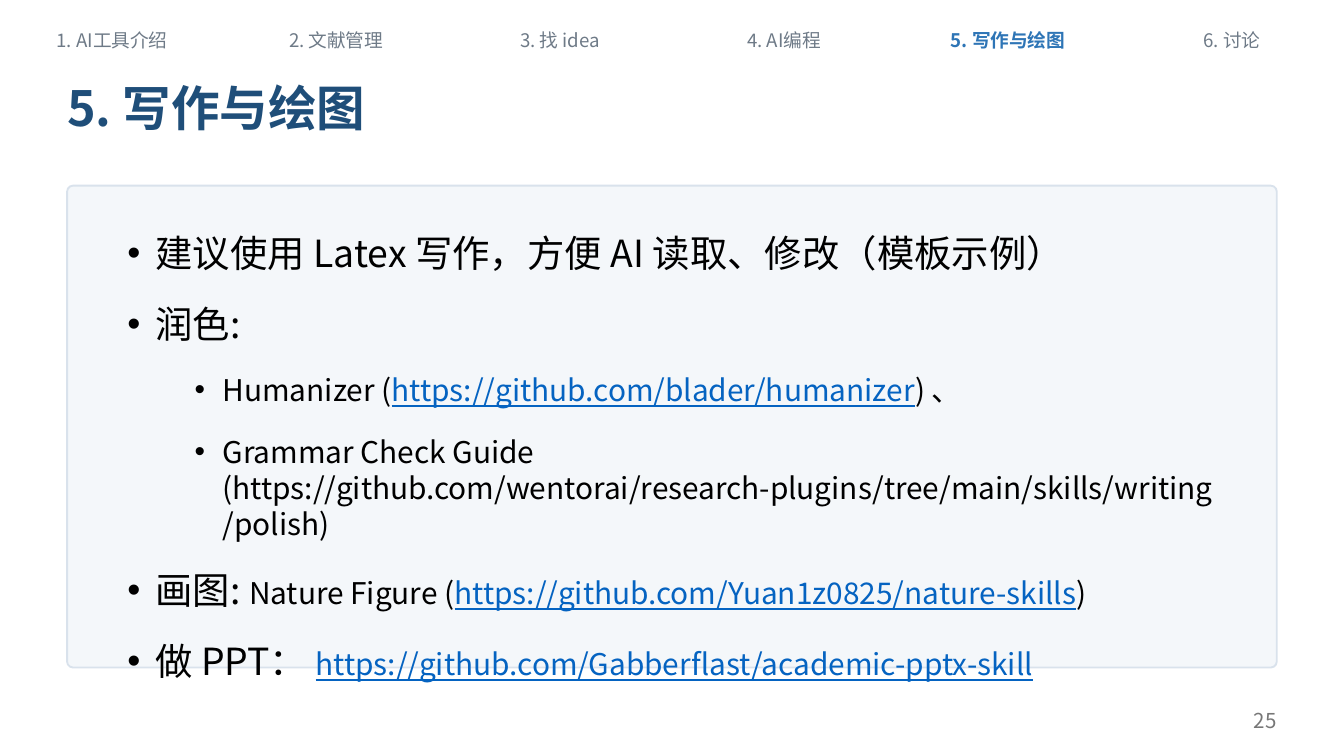
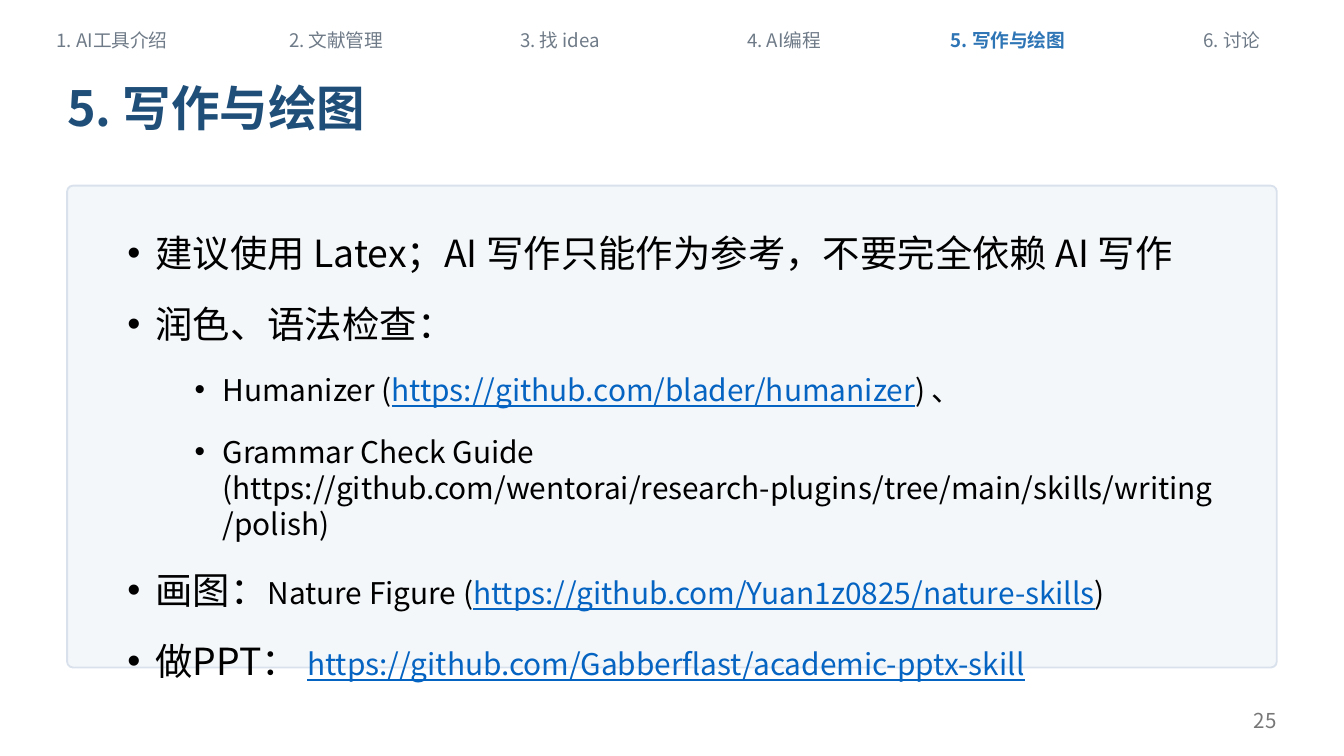
Before and after one commit to sicilyala/ai_sharing, a slide deck: slide 25 of docs/ai-workflow-sharing-v1.pptx. Drawn at 1344x756 pixels with LibreOffice and Linux fonts; fonts in the diff are those of the drawing. Boxes give left, top, right and bottom in pixels: in the first picture for what was removed or moved away, otherwise in the second. Text is boxed around its words. In the diff, an @@ line names an element or a change of style, - is before the commit and + after.

```diff
--- a/docs/ai-workflow-sharing-v1.pptx
+++ b/docs/ai-workflow-sharing-v1.pptx
@@ text at <box>155,235,1173,341</box>: text changed @@
-• 建议使用 Latex 写作，方便 AI 读取、修改（模板示例）
-• 润色:
+• 建议使用 Latex；AI 写作只能作为参考，不要完全依赖 AI 写作
+• 润色、语法检查：
@@ text at <box>155,574,1105,683</box>: text changed @@
-• 画图: Nature Figure (https://github.com/Yuan1z0825/nature-skills)
-• 做 PPT： https://github.com/Gabberflast/academic-pptx-skill
+• 画图：Nature Figure (https://github.com/Yuan1z0825/nature-skills)
+• 做PPT： https://github.com/Gabberflast/academic-pptx-skill
```
Also in this commit, not shown: 11 other slides changed, 7 other files.
